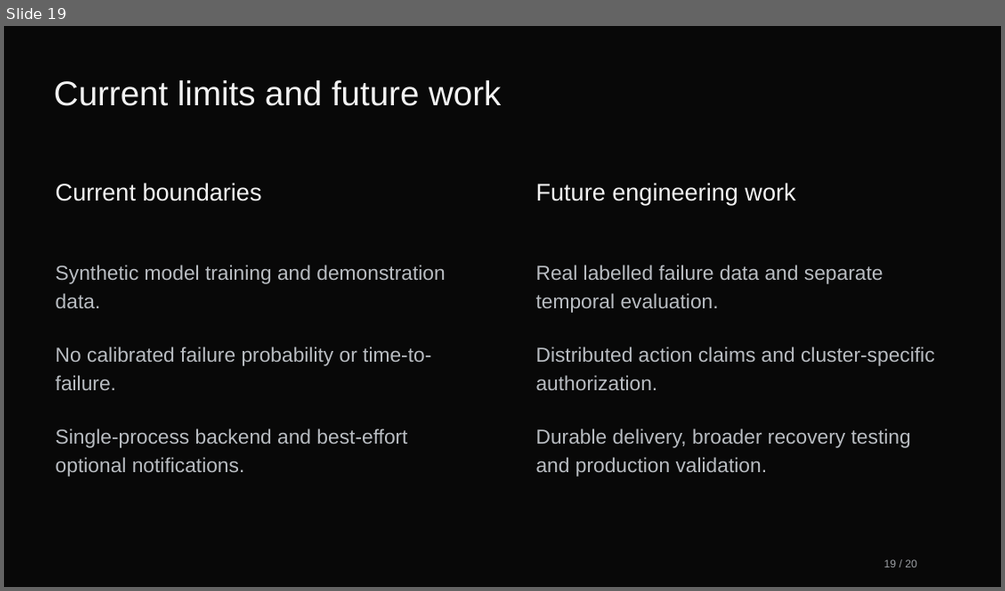
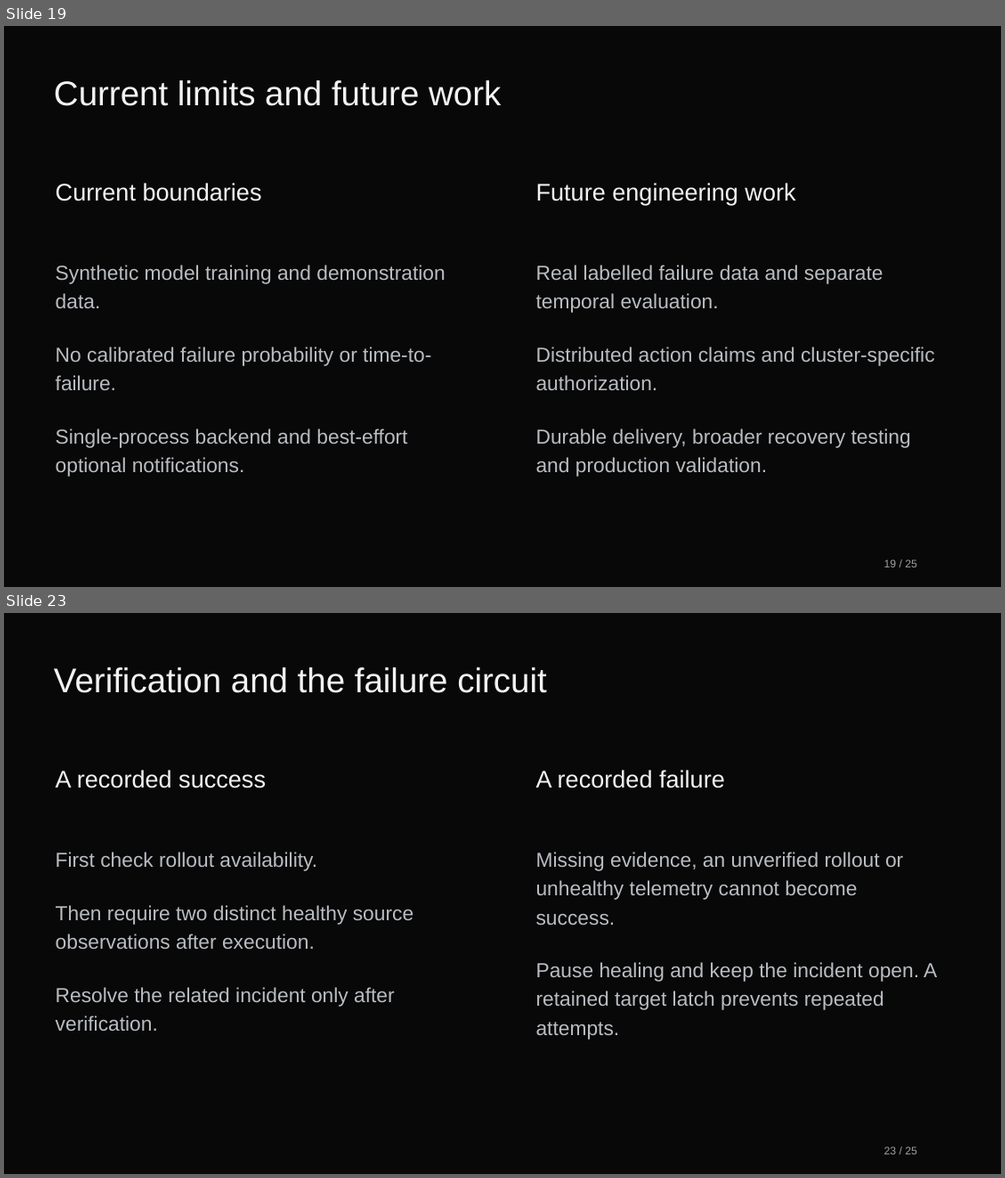
Before and after one commit to manikantbindass/AutoHealOps-Self-Healing-Kubernetes-Cluster-with-AI-Fault-Detection, a slide deck: docs/overview/AutoHealOps-Project-Explained.pptx. Shown one above the other, each under a label of ours: slide 19 before the commit, slides 19 and 23 after it; the slides between them are not shown. The pictures are 1005x591 and 1005x1178 pixels, drawn with LibreOffice and Linux fonts; fonts in the diff are those of the drawing. Boxes give left, top, right and bottom in pixels: in the first picture for what was removed or moved away, otherwise in the second. Text is boxed around its words. In the diff, an @@ line names an element or a change of style, - is before the commit and + after.

```diff
--- a/docs/overview/AutoHealOps-Project-Explained.pptx
+++ b/docs/overview/AutoHealOps-Project-Explained.pptx
@@ slide 23 added at (x1=4, y1=613, x2=1001, y2=1174), background #080808 @@
@@ text added at (x1=54, y1=667, x2=546, y2=693), 33 pt, text #F2F2F2 @@
+Verification and the failure circuit
@@ text added at (x1=56, y1=770, x2=266, y2=788), 23.2 pt, text #F2F2F2 @@
+A recorded success
@@ text added at (x1=536, y1=770, x2=725, y2=788), 23.2 pt, text #F2F2F2 @@
+A recorded failure
@@ text added at (x1=56, y1=852, x2=413, y2=1030), 19.5 pt, text #B9BDC2 @@
+First check rollout availability.
+Then require two distinct healthy source observations after execution.
+Resolve the related incident only after verification.
@@ text added at (x1=536, y1=852, x2=937, y2=1039), 19.5 pt, text #B9BDC2 @@
+Missing evidence, an unverified rollout or unhealthy telemetry cannot become success.
+Pause healing and keep the incident open. A retained target latch prevents repeated attempts.
@@ text added at (x1=884, y1=1146, x2=917, y2=1154), 10.5 pt, text #9C9FA4 @@
+23 / 25
@@ slide 19 changed as well @@
@@ text at (x1=884, y1=559, x2=917, y2=567): text changed @@
-19 / 20
+19 / 25
```
Also in this commit, not shown: 18 other slides changed, 4 other slides added, 5 other files.
